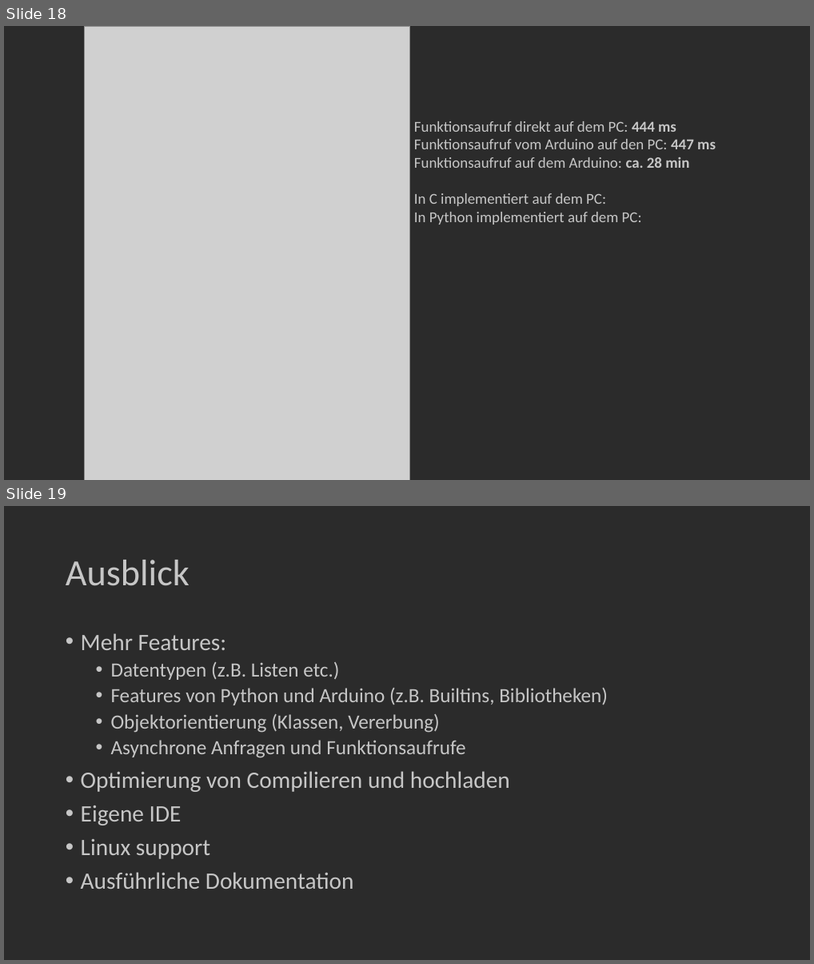
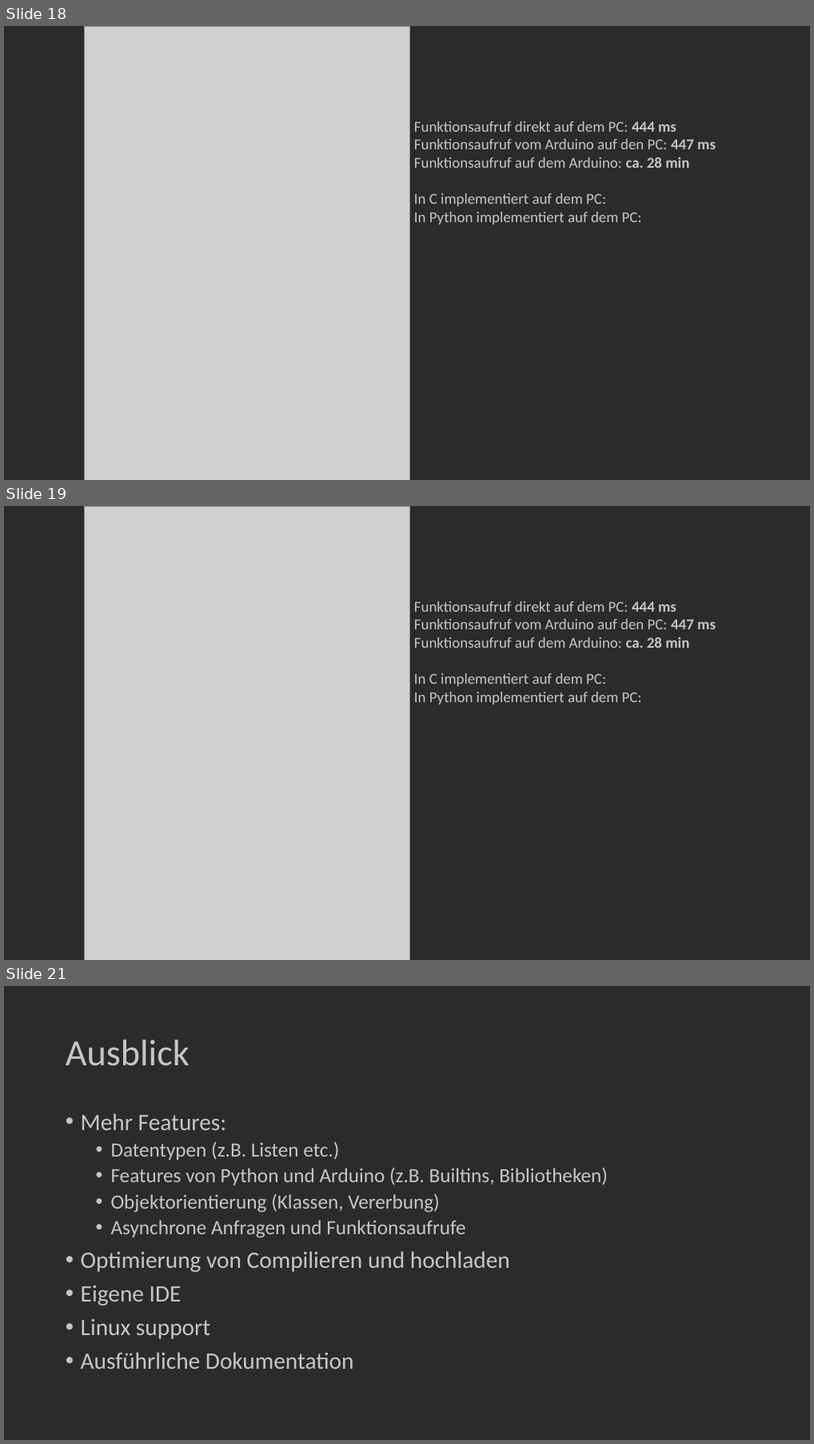
Before and after one commit to Bergschaf/Pyduino, a slide deck: Präsentation/Pyduino_Präsentation.pptx. Shown one above the other, each under a label of ours: slides 18 and 19 before the commit, slides 18, 19 and 21 after it; the slides between them are not shown. The pictures are 814x964 and 814x1444 pixels, drawn with LibreOffice and Linux fonts; fonts in the diff are those of the drawing; grey boxes stand for pictures. Boxes give left, top, right and bottom in pixels: in the first picture for what was removed or moved away, otherwise in the second. Text is boxed around its words. In the diff, an @@ line names an element or a change of style, - is before the commit and + after.

```diff
--- a/Präsentation/Pyduino_Präsentation.pptx
+++ b/Präsentation/Pyduino_Präsentation.pptx
@@ slide 19 added at (x1=4, y1=506, x2=810, y2=960), background #2B2B2B @@
@@ picture added at (x1=85, y1=506, x2=410, y2=960) @@
@@ text added at (x1=414, y1=601, x2=716, y2=704), 18 pt, text #C6C6C6 @@
+Funktionsaufruf direkt auf dem PC: 444 ms
+Funktionsaufruf vom Arduino auf den PC: 447 ms
+Funktionsaufruf auf dem Arduino: ca. 28 min
+In C implementiert auf dem PC:
+In Python implementiert auf dem PC:
@@ what was slide 19 is now slide 21 @@
```
Also in this commit, not shown: 1 other slide added.
